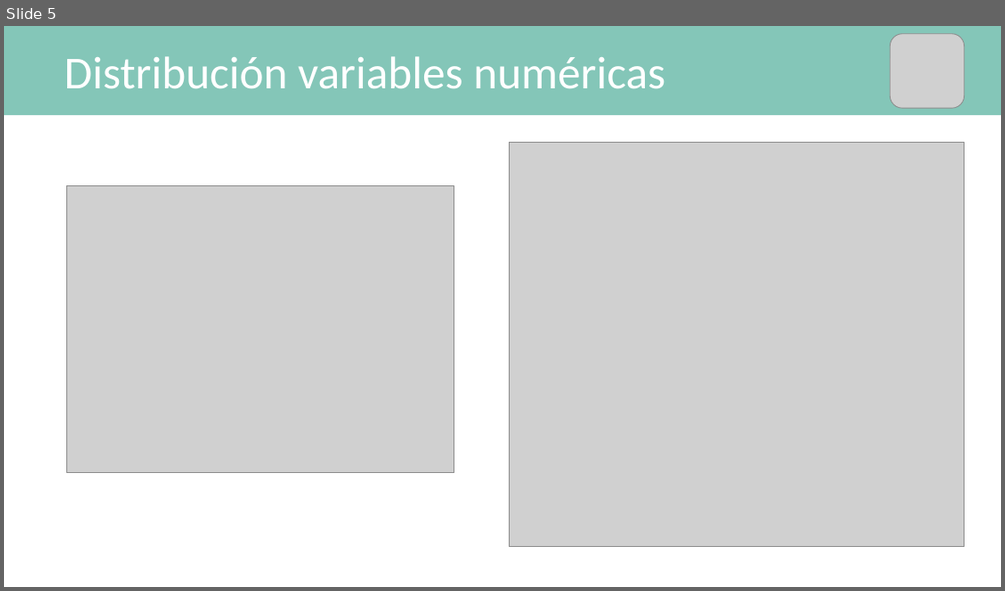
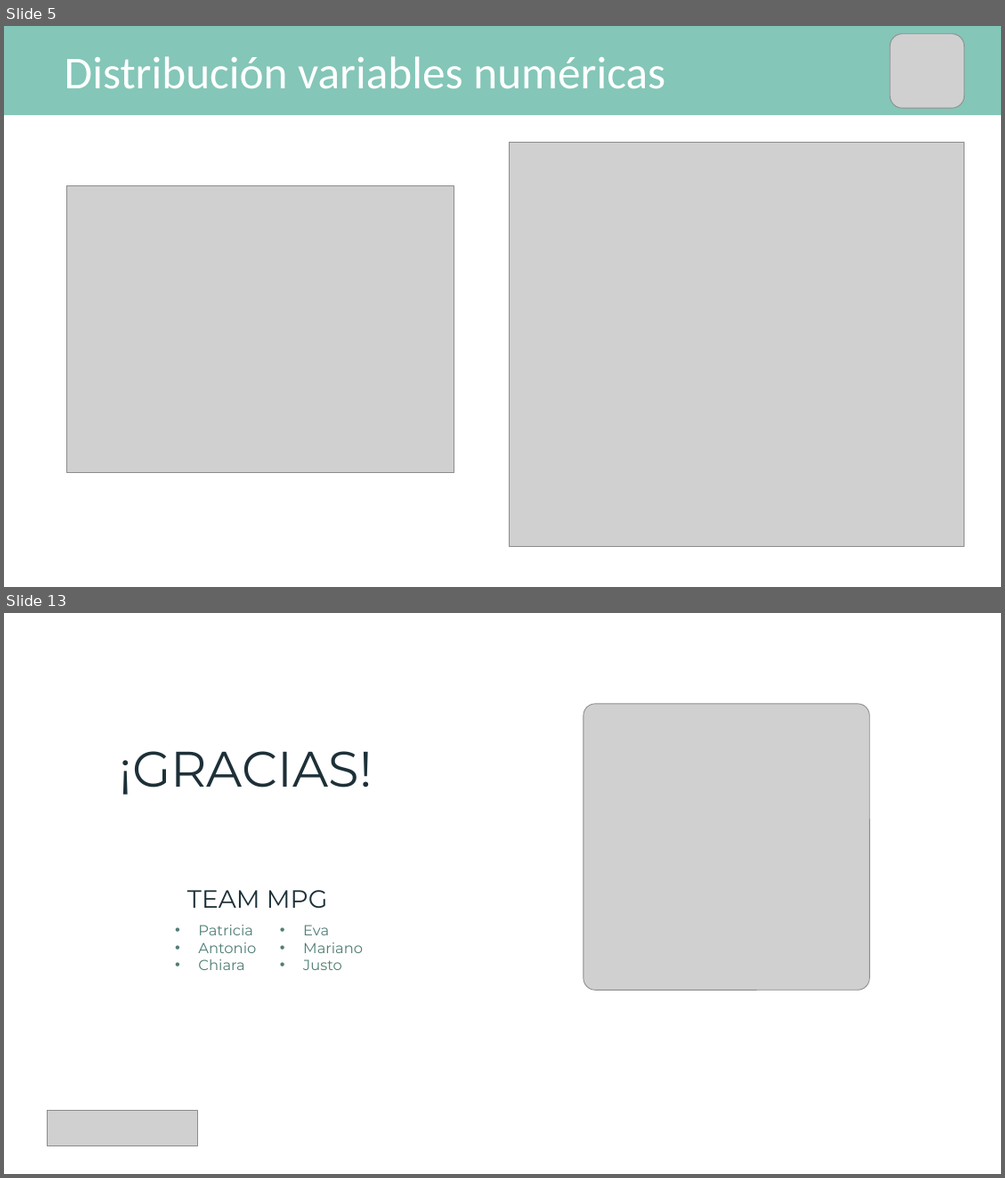
Before and after one commit to mPuchadesdo/Team-Challenge---Team-MPG, a slide deck: Team_MPG.pptx. Shown one above the other, each under a label of ours: slide 5 before the commit, slides 5 and 13 after it; the slides between them are not shown. The pictures are 1005x591 and 1005x1178 pixels, drawn with LibreOffice and Linux fonts; fonts in the diff are those of the drawing; grey boxes stand for pictures. Boxes give left, top, right and bottom in pixels: in the first picture for what was removed or moved away, otherwise in the second. Text is boxed around its words. In the diff, an @@ line names an element or a change of style, - is before the commit and + after.

```diff
--- a/Team_MPG.pptx
+++ b/Team_MPG.pptx
@@ slide 13 added at (4, 613, 1001, 1174), background #FFFFFF @@
@@ picture added at (583, 704, 870, 989) @@
@@ text added at (119, 751, 372, 795), 48 pt, text #1D3038 @@
+¡GRACIAS!
@@ text added at (187, 890, 328, 908), 24 pt, text #1D3038 @@
+TEAM MPG
@@ text added at (198, 925, 363, 970), 14 pt, text #517E76 @@
+• Patricia
+• Antonio
+• Chiara
+• Eva
+• Mariano
+• Justo
@@ picture added at (48, 1111, 198, 1145) @@
```
Also in this commit, not shown: 6 slides changed, 1 other slide added.
